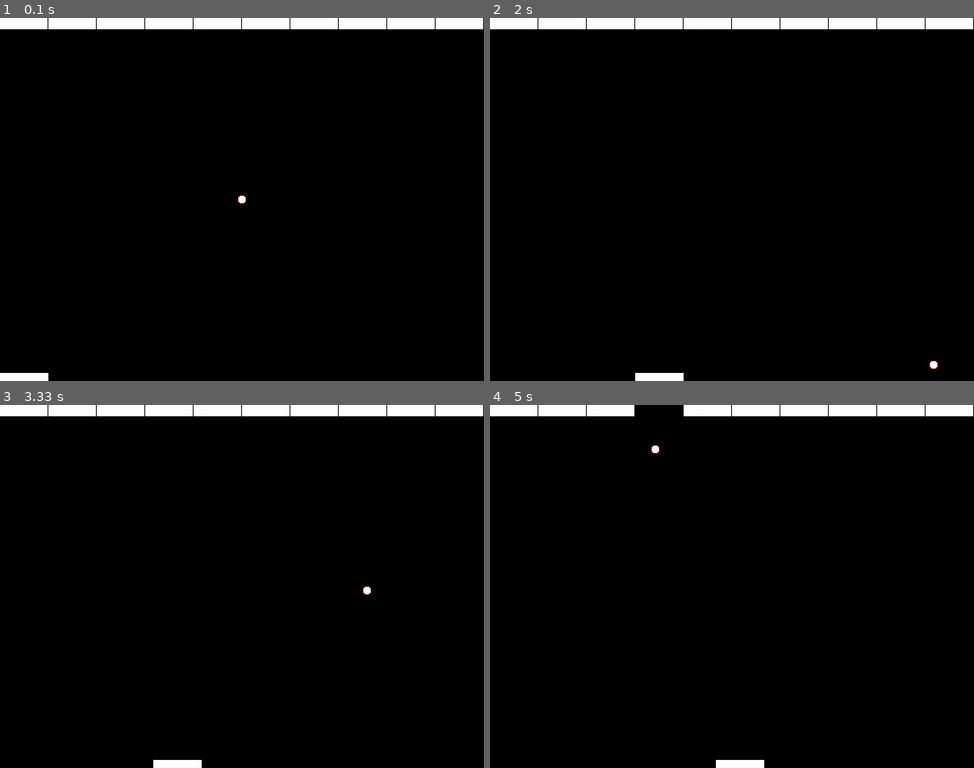
Above: before the commit, frames 1-4 (two rows, left to right).
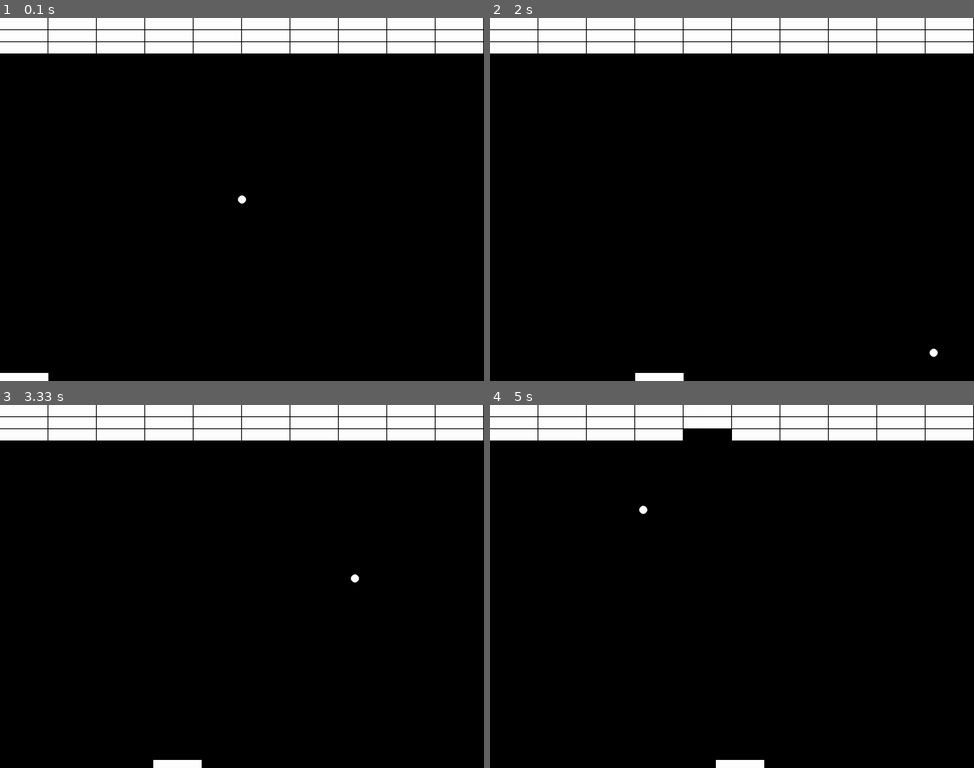
Above: after the commit, the same moments.

Repository: 1304PK/Pygame
Game: pygame game, started from brick_breakers/main.py
Two runs of this game, one before a commit and one after it. Both use one fixed random seed, a clock stepped at 60 frames per second and the inputs below.
Inputs:
- Up to frame 1 (0.1 s): no input
- Up to frame 2 (2 s): tap Space at 0.33, 0.73, 1.03, 1.23, 1.53, 1.73 s; hold D 0.67-1.13 s; hold D 1.17-1.63 s; hold A from 1.67 s (still down)
- Up to frame 3 (3.33 s): tap Space at 2.03, 2.3, 2.6, 2.73, 3.03 s; release A at 2.2 s; hold A 2.23-2.63 s; hold D 2.67-3.3 s
- Up to frame 4 (5 s): hold A 3.33-3.8 s; tap Space at 3.4, 3.7, 3.9, 4.2, 4.4, 4.7, 4.9 s; hold D 3.83-4.3 s; hold D 4.33-4.8 s; hold A from 4.83 s (still down)

The runs differ from the first frame. In frame 1, 6.3% of the frame differs, in the area x 0-100%, y 3-52%; in frame 2, 6.4%, in the area x 0-100%, y 3-97%; in frame 3, 6.4%; in frame 4, 6.4%.

Commit message:
Refine collisions

Diff:
--- a/brick_breakers/main.py
+++ b/brick_breakers/main.py
@@ -14,7 +14,7 @@
 
 # rect = pygame.Rect(0, 0, 118, 30)
 rects = []
-for row in range(0, 1):
+for row in range(0, 3):
     for column in range(0, width, 120):
         rect = pygame.Rect(column, 30*row, 118, 28)
         rects.append(rect)
@@ -25,13 +25,17 @@
 
 def collision():
     global velx, vely, rects
-    if paddle.colliderect(ball) or ball.y < 0 or ball.y > height - 10:
+    if paddle.colliderect(ball) or ball.y < 2 or ball.y > height - 22:
         vely *= -1
-    elif ball.x < 0 or ball.x > width-10:
+    elif ball.x < 2 or ball.x > width-22:
         velx *= -1
 
     for rect in rects:
         if ball.colliderect(rect):
+            if velx > 0 and ball.bottom < rect.bottom:
+                velx *= -1
+            elif velx < 0 and ball.bottom < rect.bottom:
+                velx *= -1
             vely *= -1
             rects.remove(rect)
 
@@ -66,7 +70,7 @@
         pygame.draw.rect(screen, (255, 255, 255), rect)
     pygame.draw.rect(screen, (255, 255, 255), paddle)
     pygame.draw.circle(screen, (255, 255, 255), ball.center, 10)
-    pygame.draw.rect(screen, (255, 0, 0), ball, 1)
+    # pygame.draw.rect(screen, (255, 0, 0), ball, 1)
     pygame.display.flip()
 
 pygame.quit()
